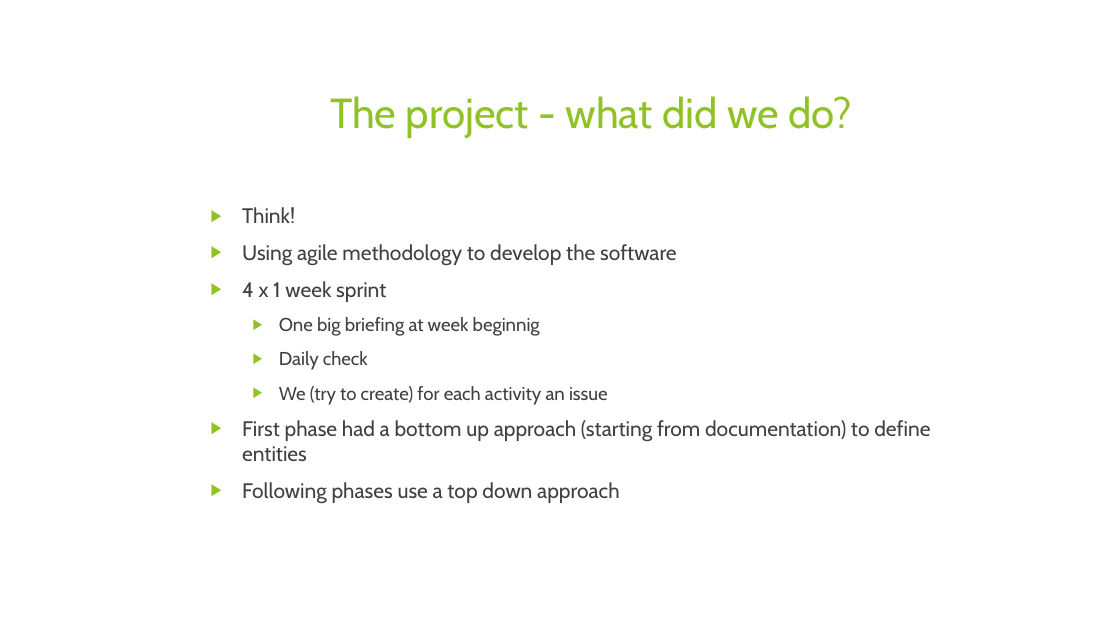
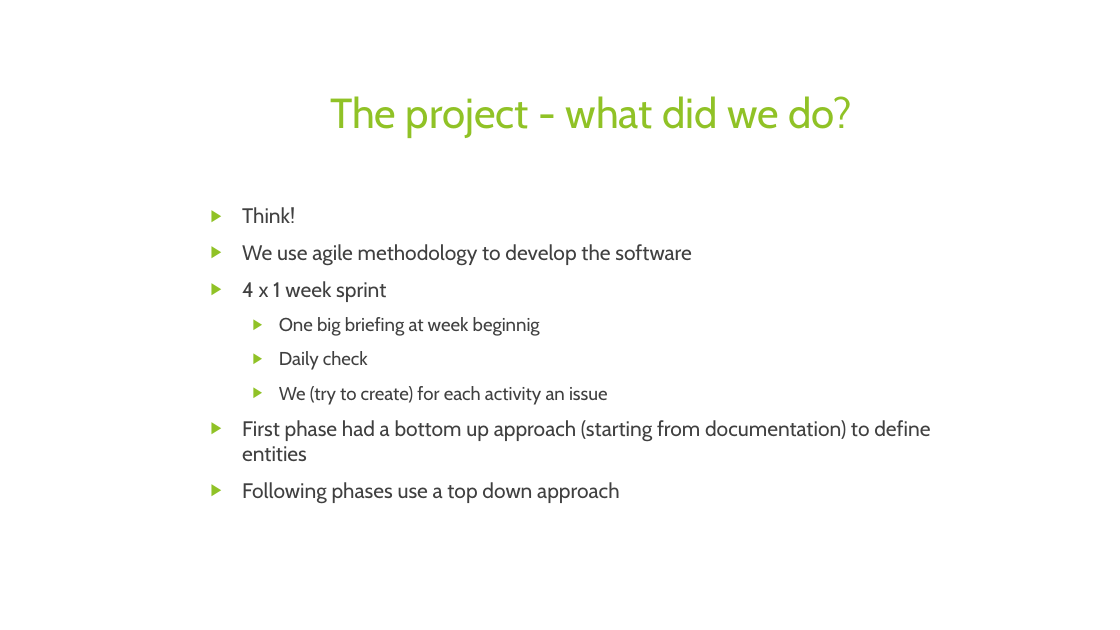
Before and after one commit to xcesco/reversi, a slide deck: slide 6 of docs/FMT Reversi.pptx. Drawn at 1120x630 pixels with LibreOffice and Linux fonts; fonts in the diff are those of the drawing; background and template pictures are left out. Boxes give left, top, right and bottom in pixels: in the first picture for what was removed or moved away, otherwise in the second. Text is boxed around its words. In the diff, an @@ line names an element or a change of style, - is before the commit and + after.

Commit message:
work on presentation

```diff
--- a/docs/FMT Reversi.pptx
+++ b/docs/FMT Reversi.pptx
@@ text at box(242, 244, 692, 266): text changed @@
-▶ Using agile methodology to develop the software
+▶ We use agile methodology to develop the software
```
Also in this commit, not shown: 1 other slide changed, 1 other file.
